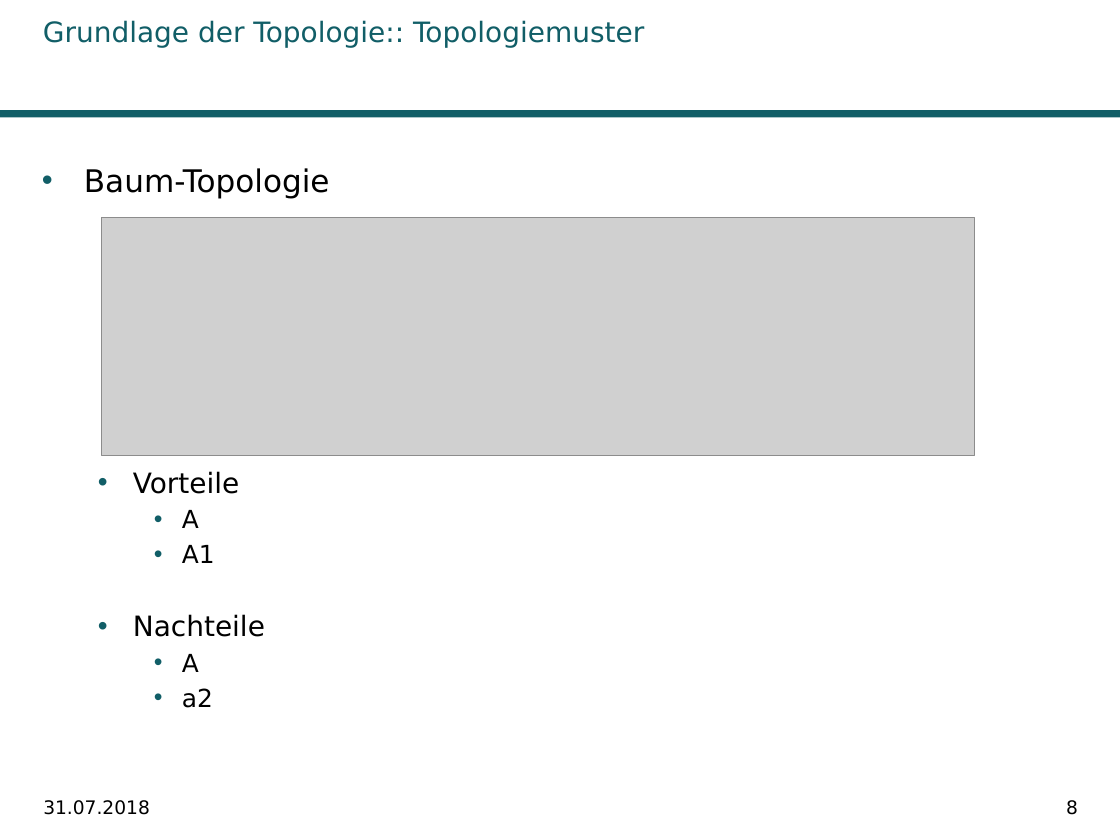
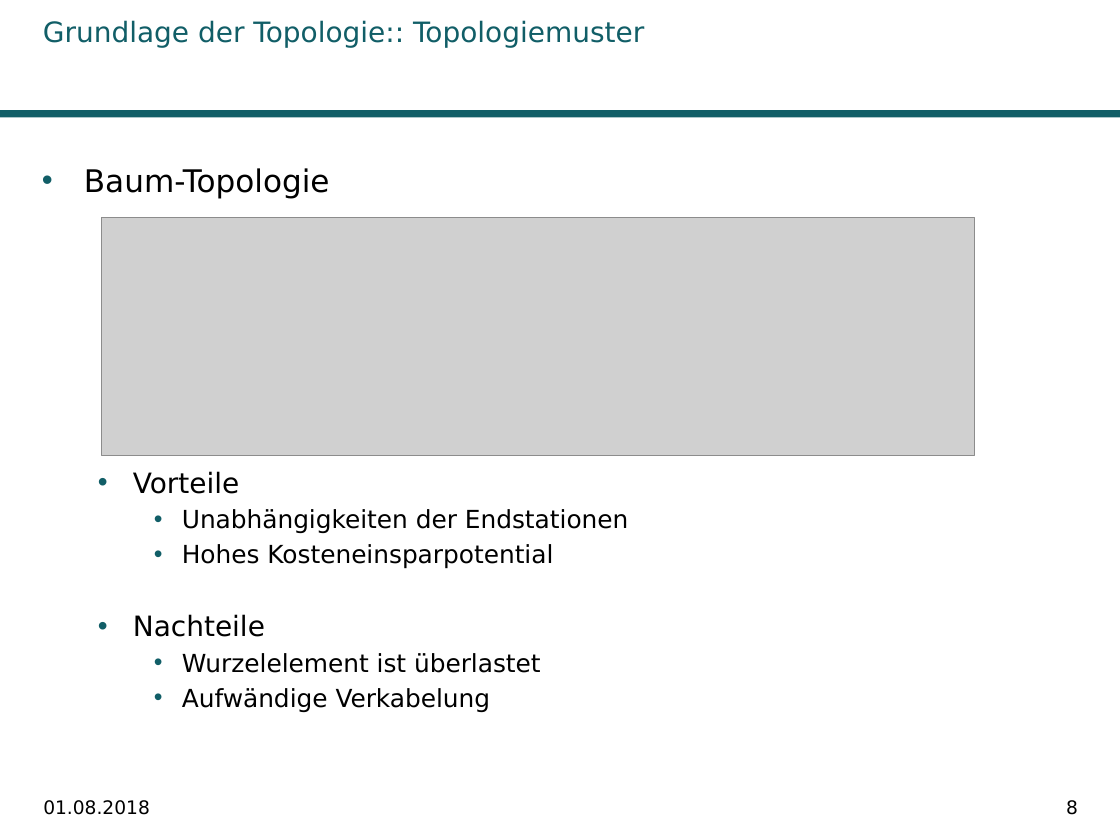
Before and after one commit to Ghislain1/zoe-fb-app, a slide deck: slide 8 of __Master-Abschlussarbeit.pptx. Drawn at 1120x840 pixels with LibreOffice and Linux fonts; fonts in the diff are those of the drawing; grey boxes stand for pictures; background and template pictures are left out. Boxes give left, top, right and bottom in pixels: in the first picture for what was removed or moved away, otherwise in the second. Text is boxed around its words. In the diff, an @@ line names an element or a change of style, - is before the commit and + after.

```diff
--- a/__Master-Abschlussarbeit.pptx
+++ b/__Master-Abschlussarbeit.pptx
@@ text at <box>182,509,629,569</box>: text changed @@
-    • A
-    • A1
+    • Unabhängigkeiten der Endstationen
+    • Hohes Kosteneinsparpotential
@@ text at <box>182,653,541,712</box>: text changed @@
-    • A
-    • a2
+    • Wurzelelement ist überlastet
+    • Aufwändige Verkabelung
@@ text at <box>43,800,150,815</box>: text changed @@
-31.07.2018
+01.08.2018
```
Also in this commit, not shown: 23 other slides changed.
